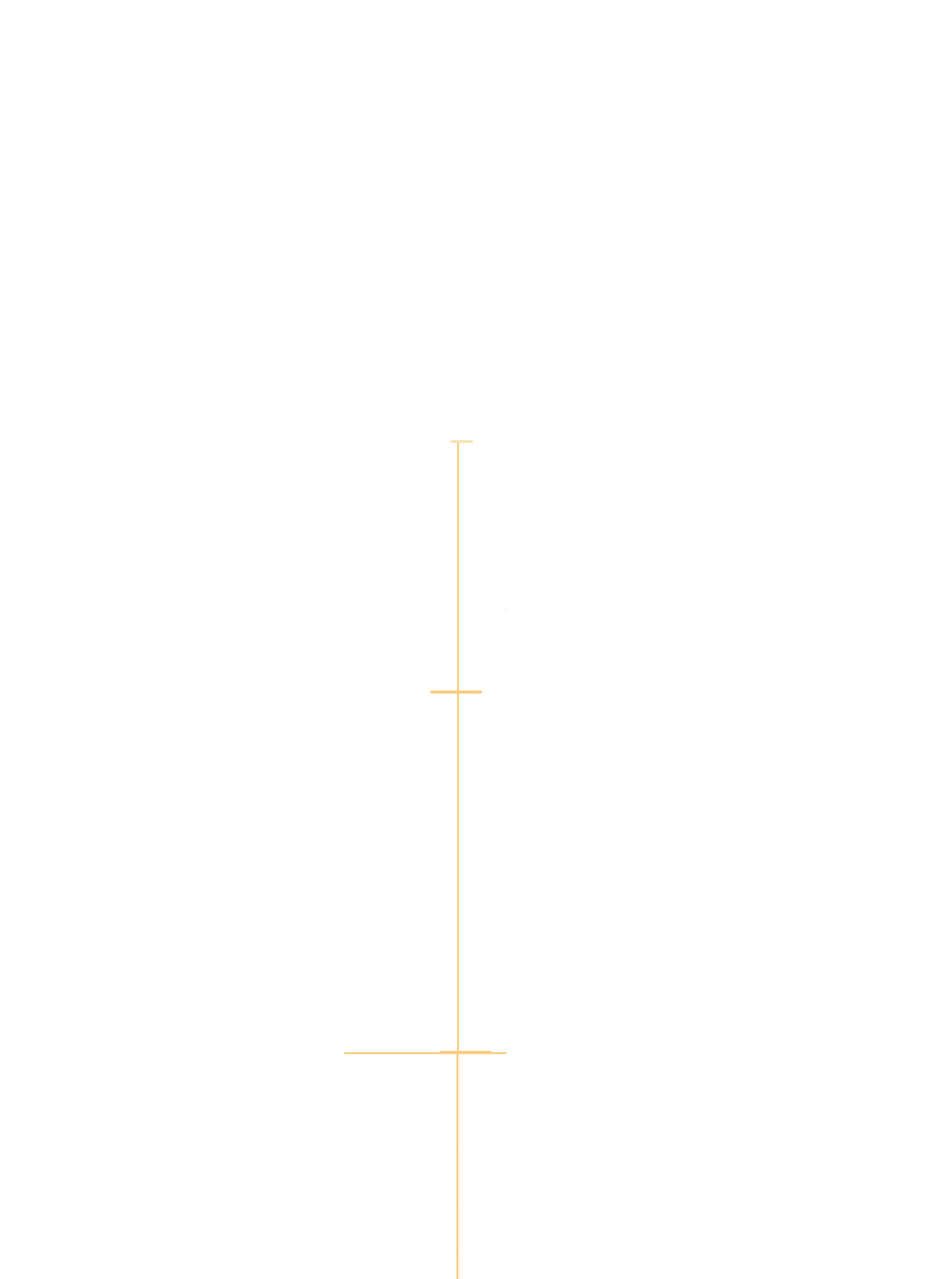
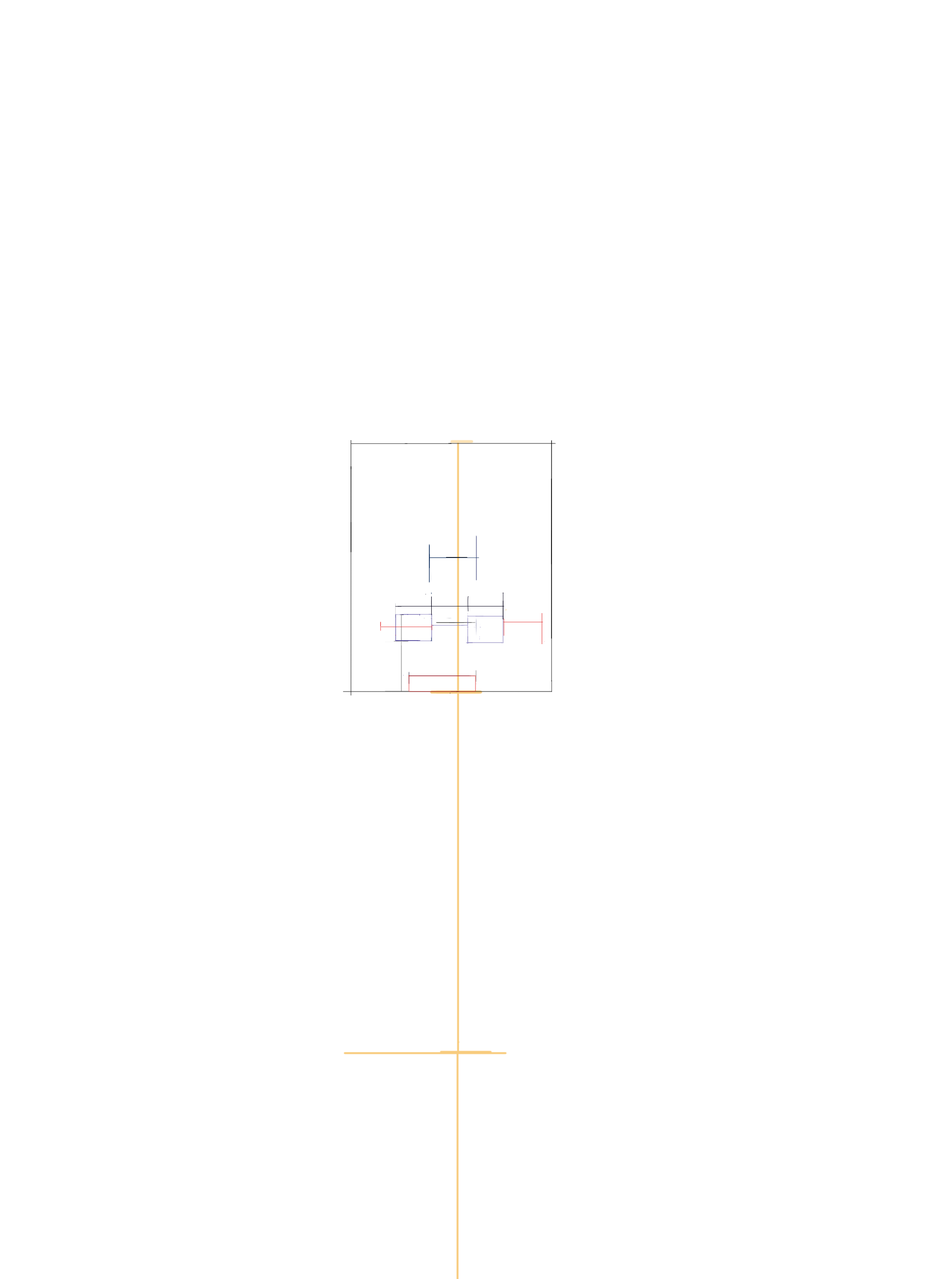
Revision of a layered w=950, h=1279 image; what changed, layer by layer:
added layer "Layer 42" above "Layer 40" over [left=503, top=612, right=553, bottom=645]
added layer "Layer 40" above "Layer 45" over [left=380, top=621, right=433, bottom=631]
added layer "Layer 45" above "Layer 44" over [left=429, top=556, right=480, bottom=558]
added layer "Layer 44" above "Layer 38" over [left=429, top=535, right=478, bottom=642]
added layer "Layer 38" above "Layer 32" over [left=408, top=670, right=478, bottom=692]
added layer "Layer 32" above "Layer 28" over [left=395, top=592, right=506, bottom=620]
added layer "Layer 34" above "Layer 41" over [left=466, top=614, right=504, bottom=644]
added layer "Layer 26" above "Layer 25" over [left=394, top=613, right=498, bottom=676]
added layer "Layer 20" above "Layer 17" over [left=384, top=613, right=410, bottom=692]
added layer "Layer 8" above "Layer 9" over [left=343, top=439, right=557, bottom=696]
added layer "Layer 9" above "Layer 3" over [left=436, top=556, right=476, bottom=692]
